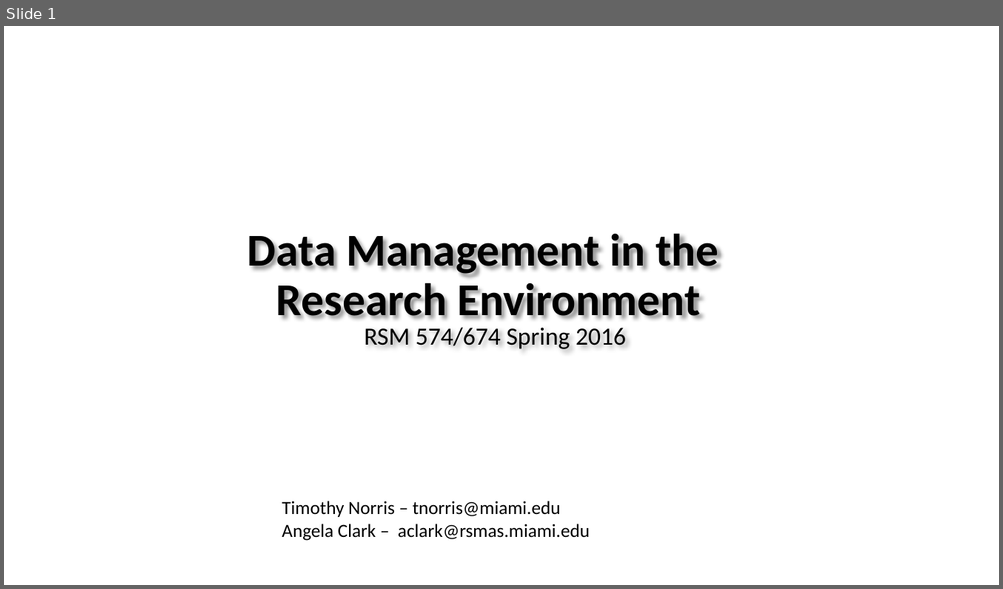
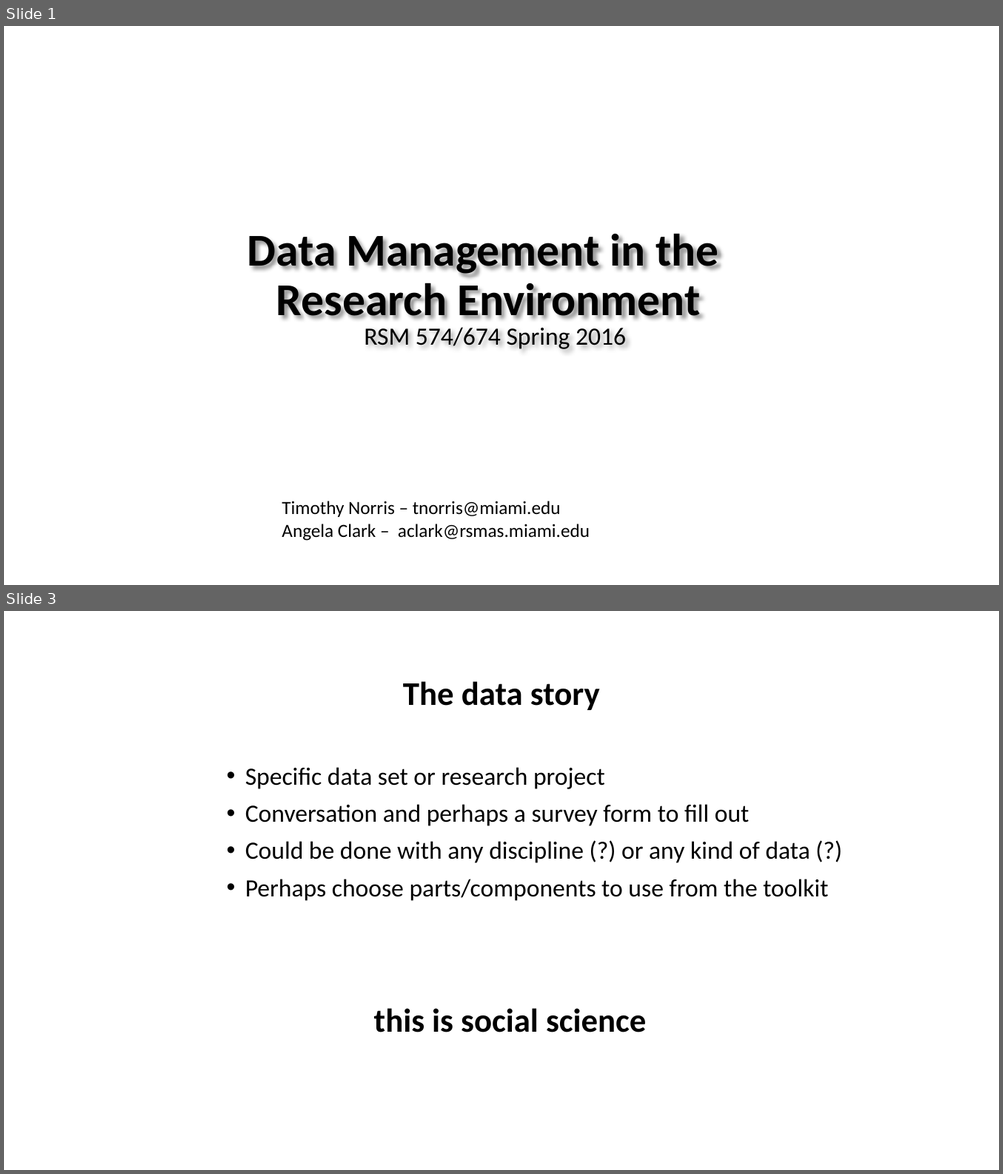
Before and after one commit to tibbben/teaching.data.literacy, a slide deck: UM_DataManagementClass/Lessons/06/06_FirstMeeting.pptx. Shown one above the other, each under a label of ours: slide 1 before the commit, slides 1 and 3 after it; the slides between them are not shown. The pictures are 1003x589 and 1003x1174 pixels, drawn with LibreOffice and Linux fonts; fonts in the diff are those of the drawing; background and template pictures are left out. Boxes give left, top, right and bottom in pixels: in the first picture for what was removed or moved away, otherwise in the second. Text is boxed around its words. In the diff, an @@ line names an element or a change of style, - is before the commit and + after.

```diff
--- a/UM_DataManagementClass/Lessons/06/06_FirstMeeting.pptx
+++ b/UM_DataManagementClass/Lessons/06/06_FirstMeeting.pptx
@@ slide 3 added at <box>4,611,999,1170</box>, background #FFFFFF @@
@@ title added at <box>403,681,600,710</box>, 32 pt, text #000000, bold @@
+The data story
@@ text added at <box>245,767,828,901</box>, 24 pt, text #000000 @@
+• Specific data set or research project
+• Conversation and perhaps a survey form to fill out
+• Could be done with any discipline (?) or any kind of data (?)
+• Perhaps choose parts/components to use from the toolkit
@@ text added at <box>374,1008,646,1033</box>, 32 pt, text #000000, bold @@
+this is social science
```
Also in this commit, not shown: 1 slide changed, 1 other slide added.
